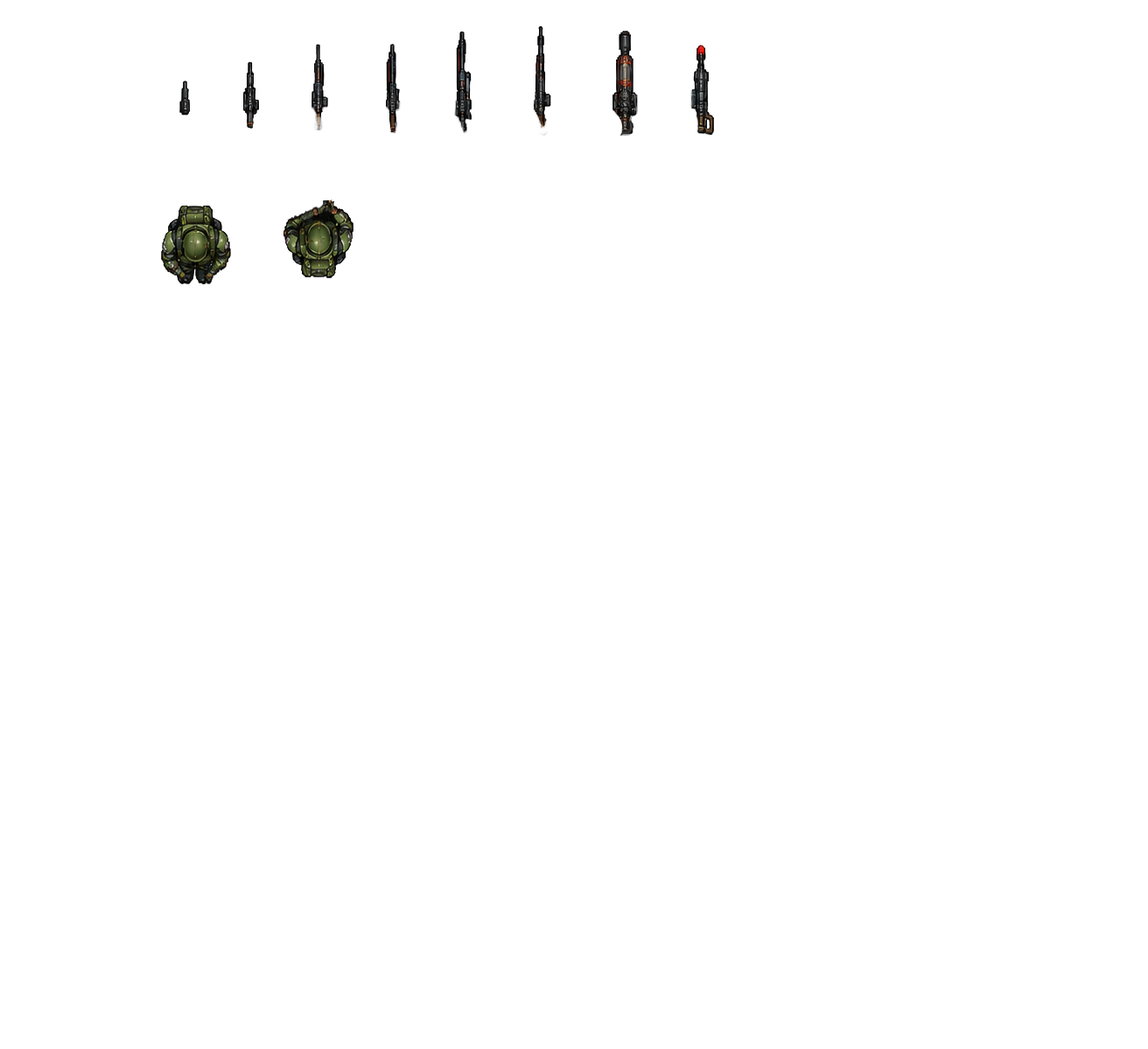
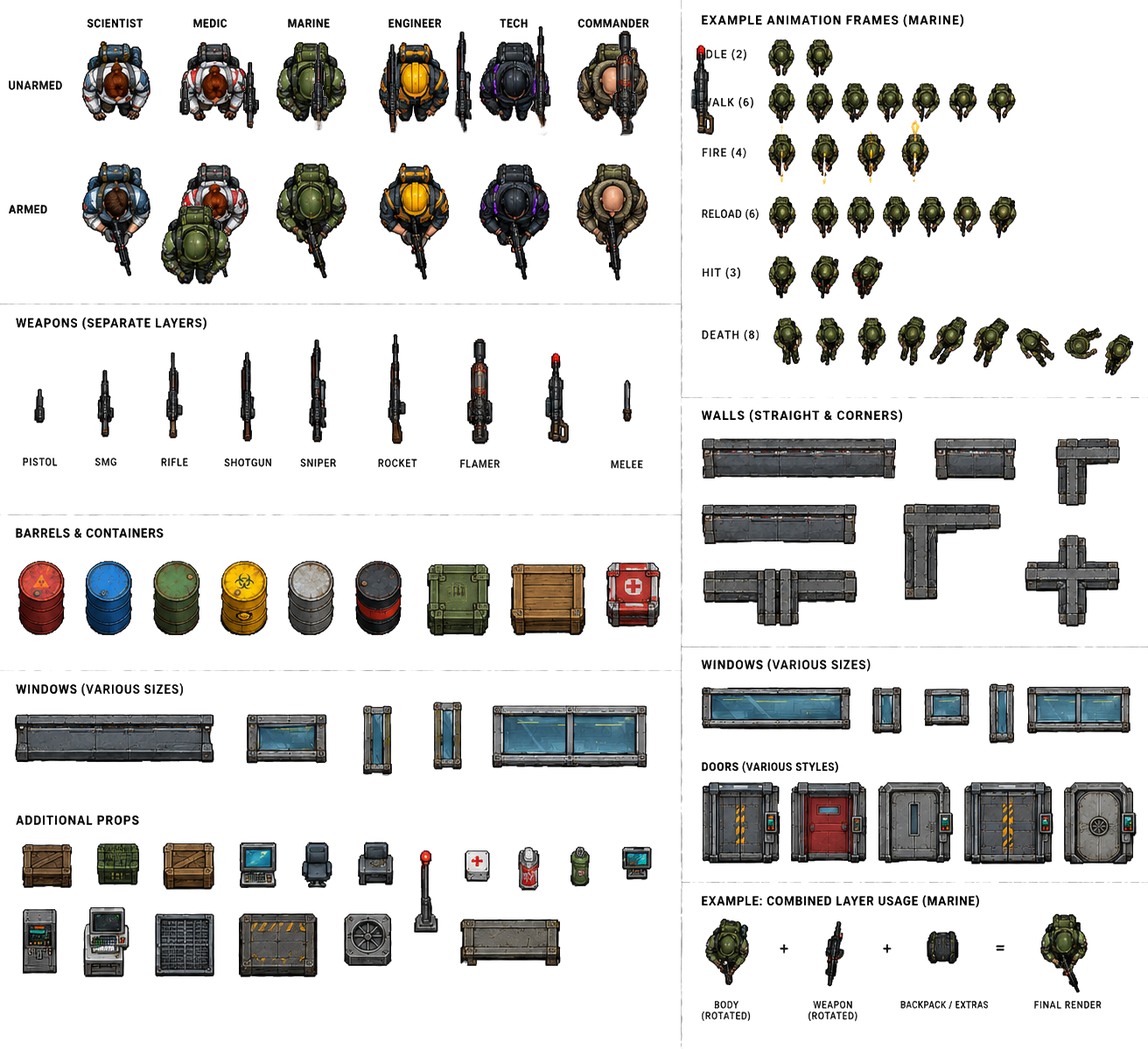
Revision of a layered 1148x1049 image; what changed, layer by layer:
hid "extended copy" over (283, 199, 354, 279)
added layer "ChatGPT Image Sep 7, 2026, 06_54_24 PM.png copy #2" above "ChatGPT Image Sep 7, 2026, 06_54_24 PM.png" over (928, 316, 1133, 377)
showed "ChatGPT Image Sep 7, 2026, 06_54_24 PM.png" over (0, 0, 1148, 1049)
